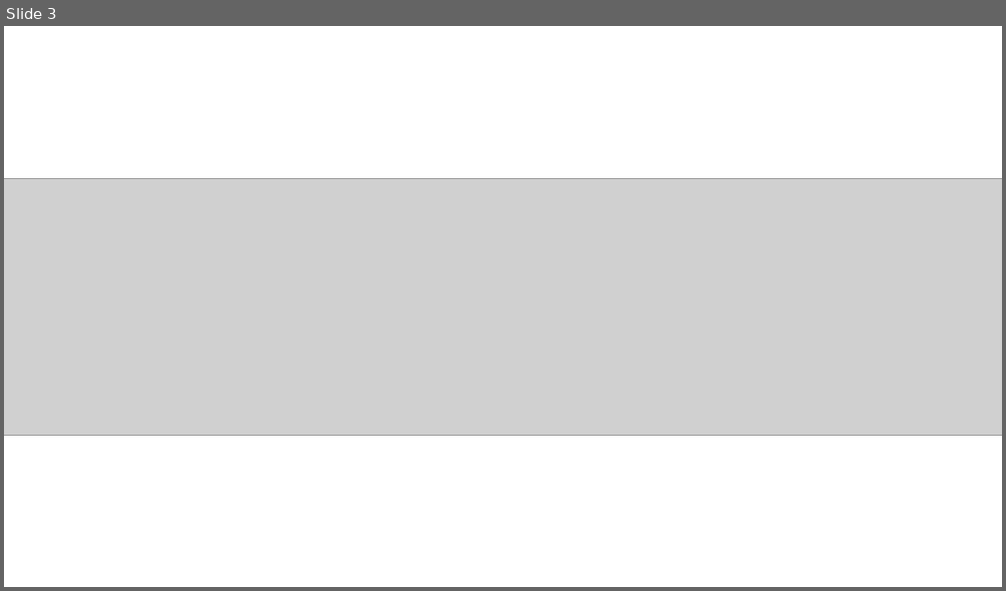
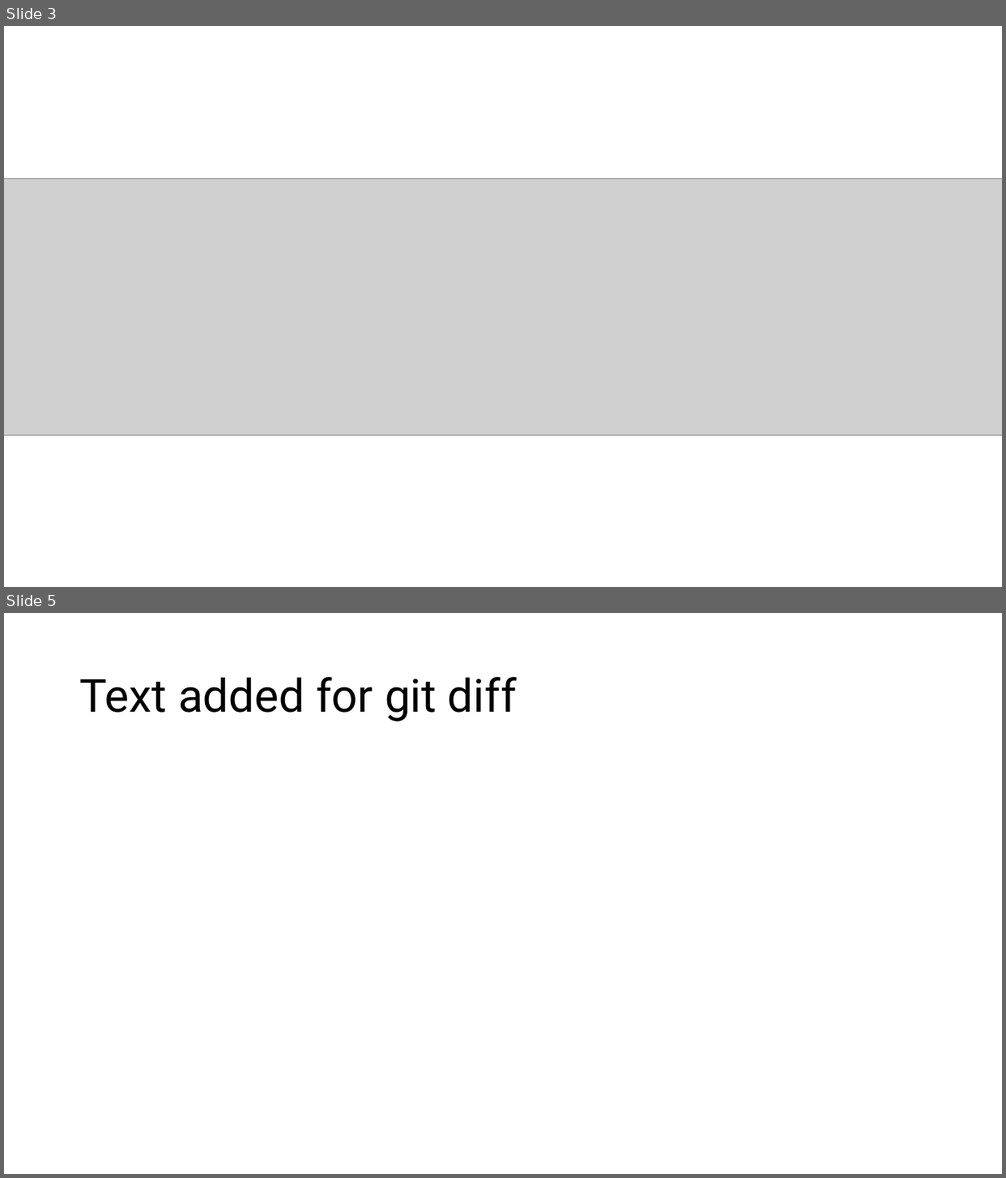
Before and after one commit to S3852194-BSchamberg/CTS2456CRepo, a slide deck: SchambergBrandon_GPA1-B.pptx. Shown one above the other, each under a label of ours: slide 3 before the commit, slides 3 and 5 after it; the slides between them are not shown. The pictures are 1006x591 and 1006x1178 pixels, drawn with LibreOffice and Linux fonts; fonts in the diff are those of the drawing; grey boxes stand for pictures. Boxes give left, top, right and bottom in pixels: in the first picture for what was removed or moved away, otherwise in the second. Text is boxed around its words. In the diff, an @@ line names an element or a change of style, - is before the commit and + after.

Commit message:
Here is the change to a file

```diff
--- a/SchambergBrandon_GPA1-B.pptx
+++ b/SchambergBrandon_GPA1-B.pptx
@@ slide 5 added at (x1=4, y1=613, x2=1002, y2=1174), background #FFFFFF @@
@@ title added at (x1=80, y1=677, x2=517, y2=722), 44 pt, text #000000 @@
+Text added for git diff
```
